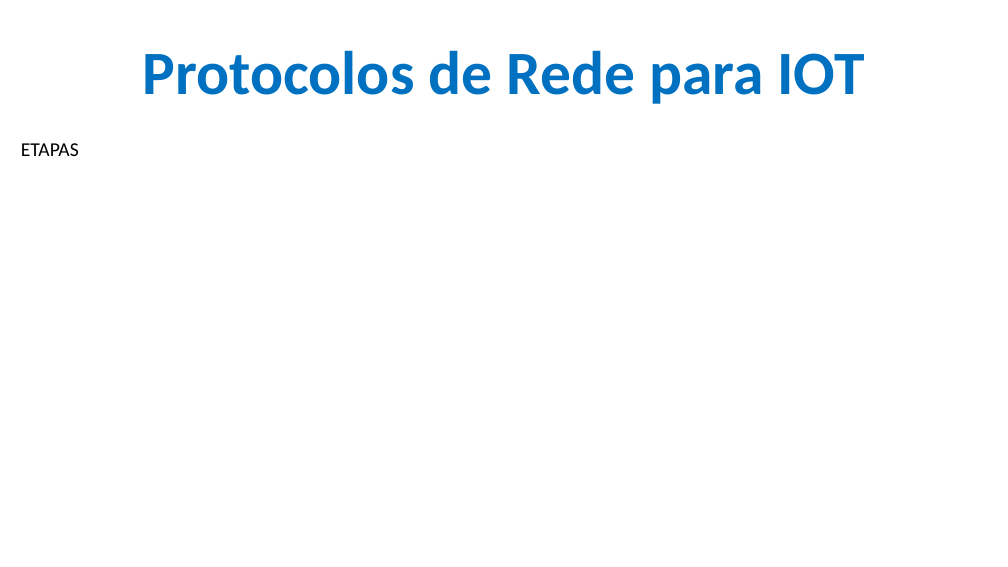
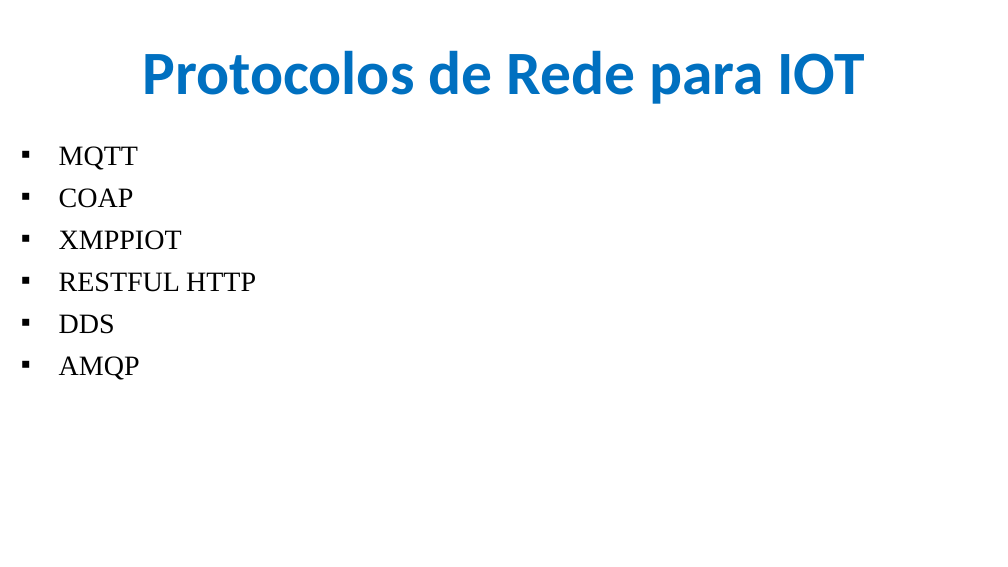
Before and after one commit to CloudEducationBrazil/WydenArea1AplicacaoCloudIndustria40Python, a slide deck: slide 6 of 01 Classes/Aula 02 - Aplicação Cloud Indústria 40 Python.pptx (slide 4 before the commit). Drawn at 1008x567 pixels with LibreOffice and Linux fonts; fonts in the diff are those of the drawing; background and template pictures are left out. Boxes give left, top, right and bottom in pixels: in the first picture for what was removed or moved away, otherwise in the second. Text is boxed around its words. In the diff, an @@ line names an element or a change of style, - is before the commit and + after.

```diff
--- a/01 Classes/Aula 02 - Aplicação Cloud Indústria 40 Python.pptx
+++ b/01 Classes/Aula 02 - Aplicação Cloud Indústria 40 Python.pptx
@@ text at (59, 146, 256, 380): text changed; size 14 to 20 pt; font Calibri to Times New Roman @@
-ETAPAS
+▪ MQTT
+▪ COAP
+▪ XMPPIOT
+▪ RESTFUL HTTP
+▪ DDS
+▪ AMQP
```
Also in this commit, not shown: 5 other slides changed, 2 slides added.
